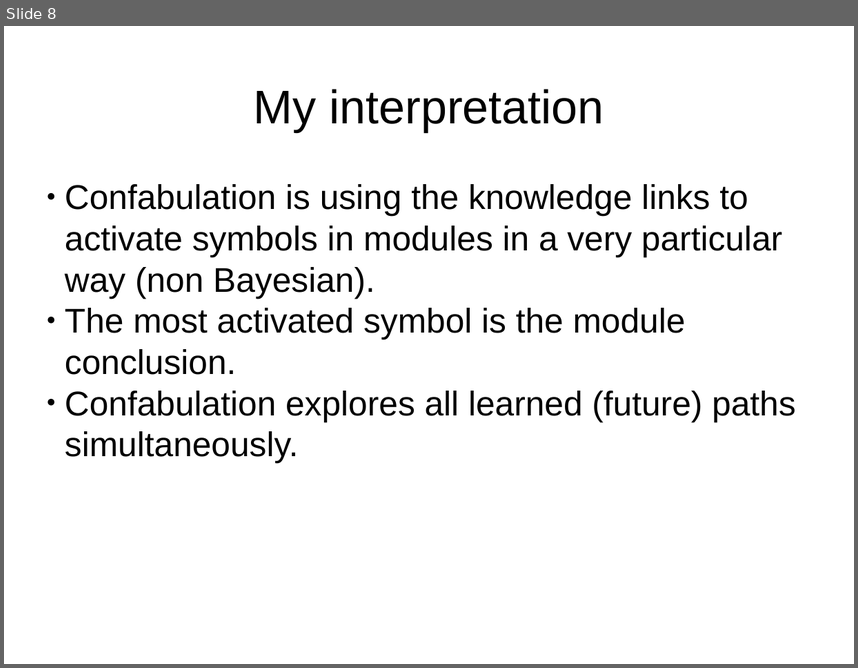
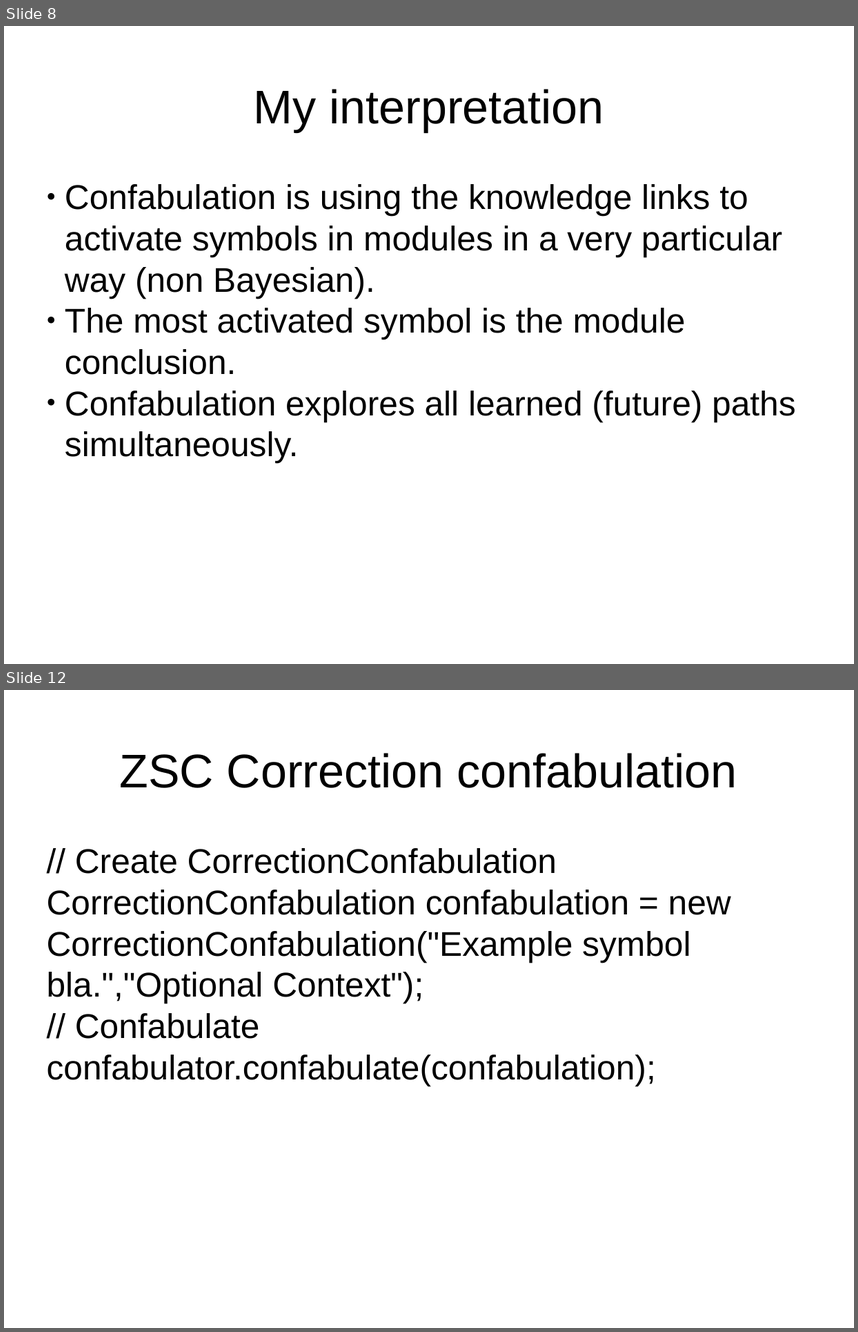
Before and after one commit to DyzLecticus/Zeesoft, a slide deck: V3.0/doc/Zeesoft Open Source Artificial Cognition.odp. Shown one above the other, each under a label of ours: slide 8 before the commit, slides 8 and 12 after it; the slides between them are not shown. The pictures are 858x668 and 858x1332 pixels, drawn with LibreOffice and Linux fonts; fonts in the diff are those of the drawing. Boxes give left, top, right and bottom in pixels: in the first picture for what was removed or moved away, otherwise in the second. Text is boxed around its words. In the diff, an @@ line names an element or a change of style, - is before the commit and + after.

```diff
--- a/V3.0/doc/Zeesoft Open Source Artificial Cognition.odp
+++ b/V3.0/doc/Zeesoft Open Source Artificial Cognition.odp
@@ slide 12 added at bbox=[4, 690, 854, 1328], background #FFFFFF @@
@@ title added at bbox=[120, 753, 737, 788], 44 pt, text #000000 @@
+ZSC Correction confabulation
@@ subtitle added at bbox=[47, 848, 731, 1085], 32 pt, text #000000 @@
+// Create CorrectionConfabulation
+CorrectionConfabulation confabulation = new CorrectionConfabulation("Example symbol bla.","Optional Context");
+// Confabulate
+confabulator.confabulate(confabulation);
```
Also in this commit, not shown: 2 slides changed, 6 other slides added, 3 other files.
